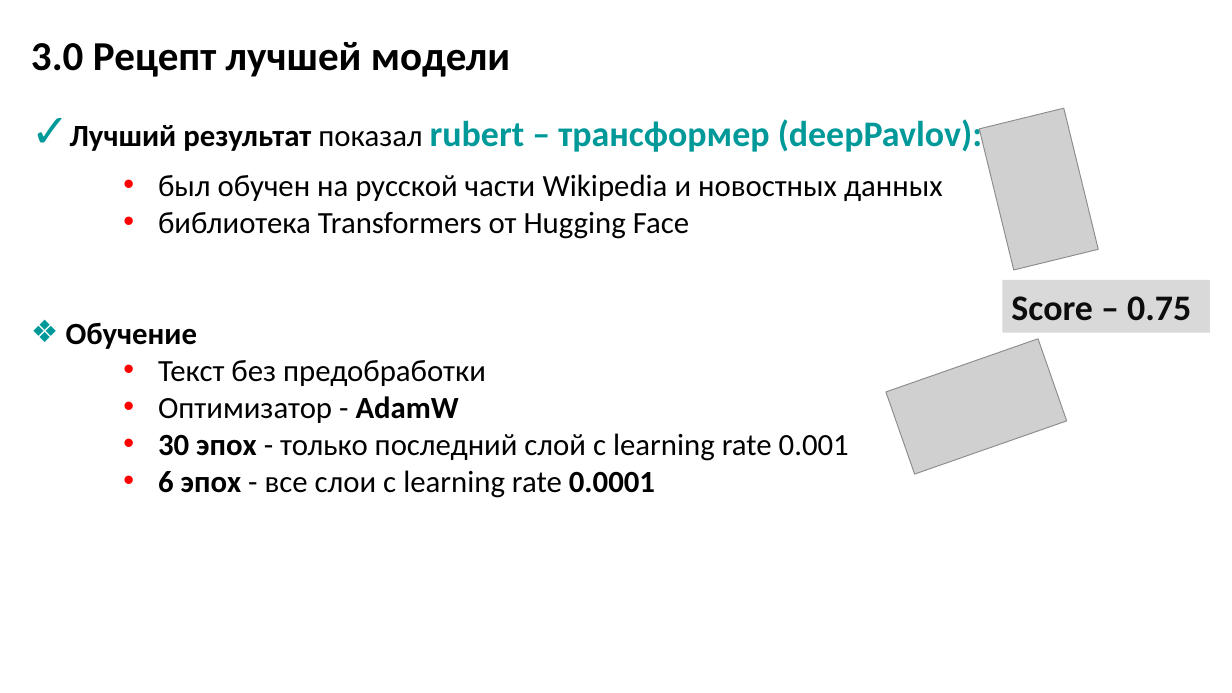
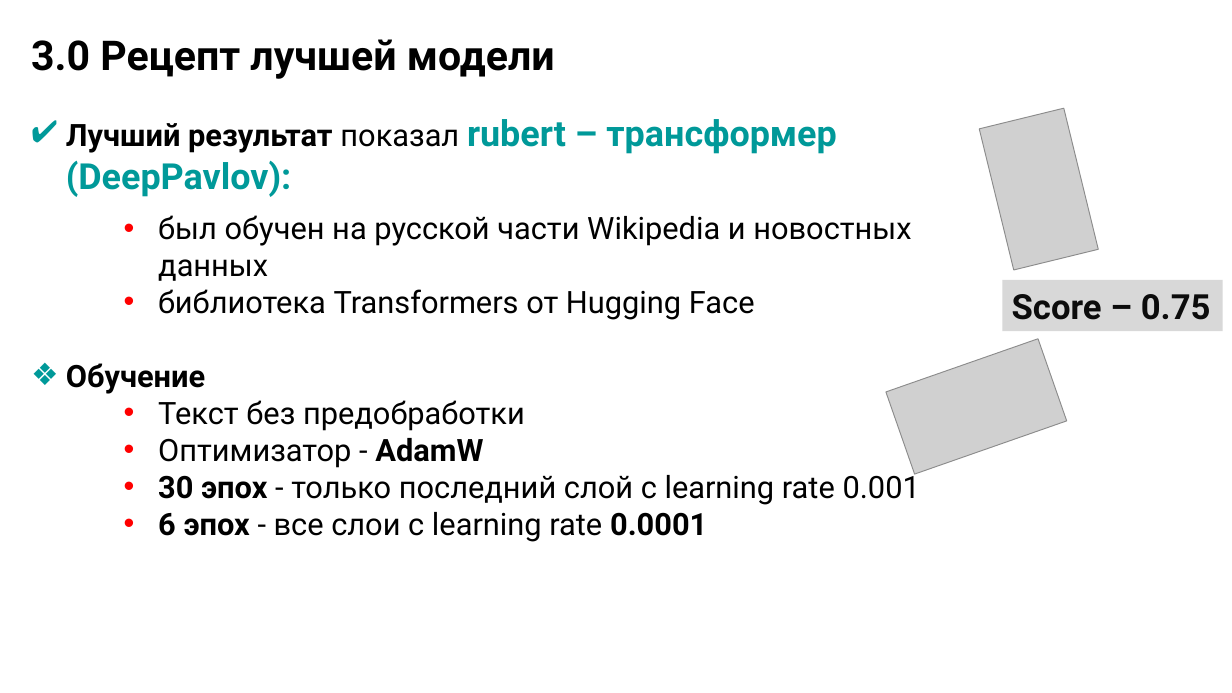
Before and after one commit to CleverShovel/iprofihack-clever, a slide deck: slide 4 of Преза.pptx. Drawn at 1232x693 pixels with LibreOffice and Linux fonts; fonts in the diff are those of the drawing; grey boxes stand for pictures. Boxes give left, top, right and bottom in pixels: in the first picture for what was removed or moved away, otherwise in the second. Text is boxed around its words. In the diff, an @@ line names an element or a change of style, - is before the commit and + after.

```diff
--- a/Преза.pptx
+++ b/Преза.pptx
@@ text "3.0 Рецепт лучшей модели" at (31,39,555,79): font Calibri to Roboto @@
@@ text at (66,119,836,197): text changed; font Calibri to Roboto @@
-✓ Лучший результат показал rubert – трансформер (deepPavlov):
+✔ Лучший результат показал rubert – трансформер (DeepPavlov):
@@ text at (66,215,920,542): font Calibri to Roboto in "был обучен на русской части Wikipedia и ...", "библиотека Transformers от Hugging Face", "Обучение", "Текст без предобработки" and 3 more places @@
@@ rectangle "Score – 0.75": place and size @@
-rectangle "Score – 0.75" at (1003,280,1211,333)
+rectangle "Score – 0.75" at (1003,280,1223,332)
@@ rectangle "Score – 0.75" at (1003,280,1223,332): size 28 to 27 pt, font Calibri to Roboto, text colour #0D0D0D to #0C0C0C; fill #D9D9D9 to #D8D8D8 @@
```
Also in this commit, not shown: 4 other slides changed, 5 slides added.
